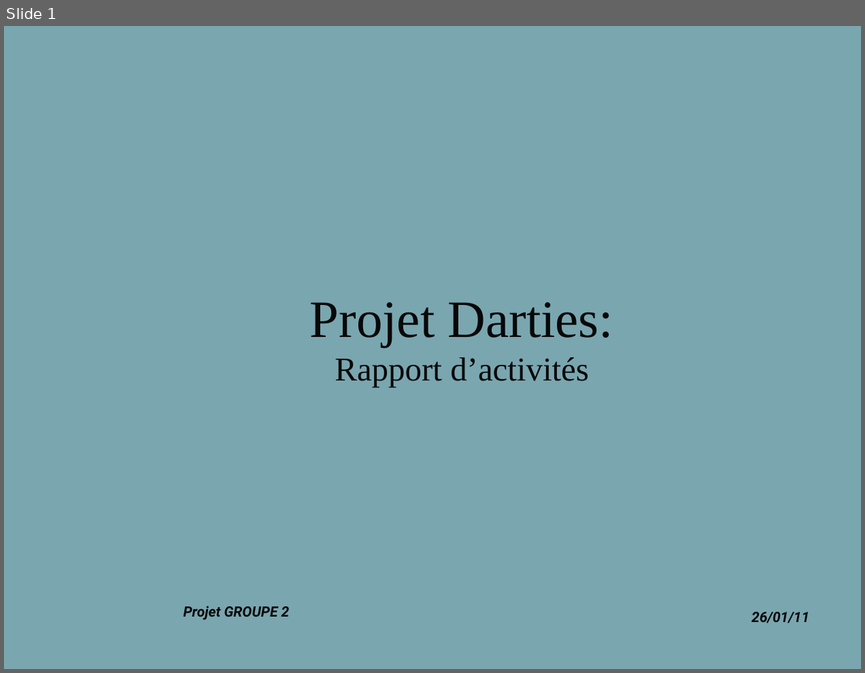
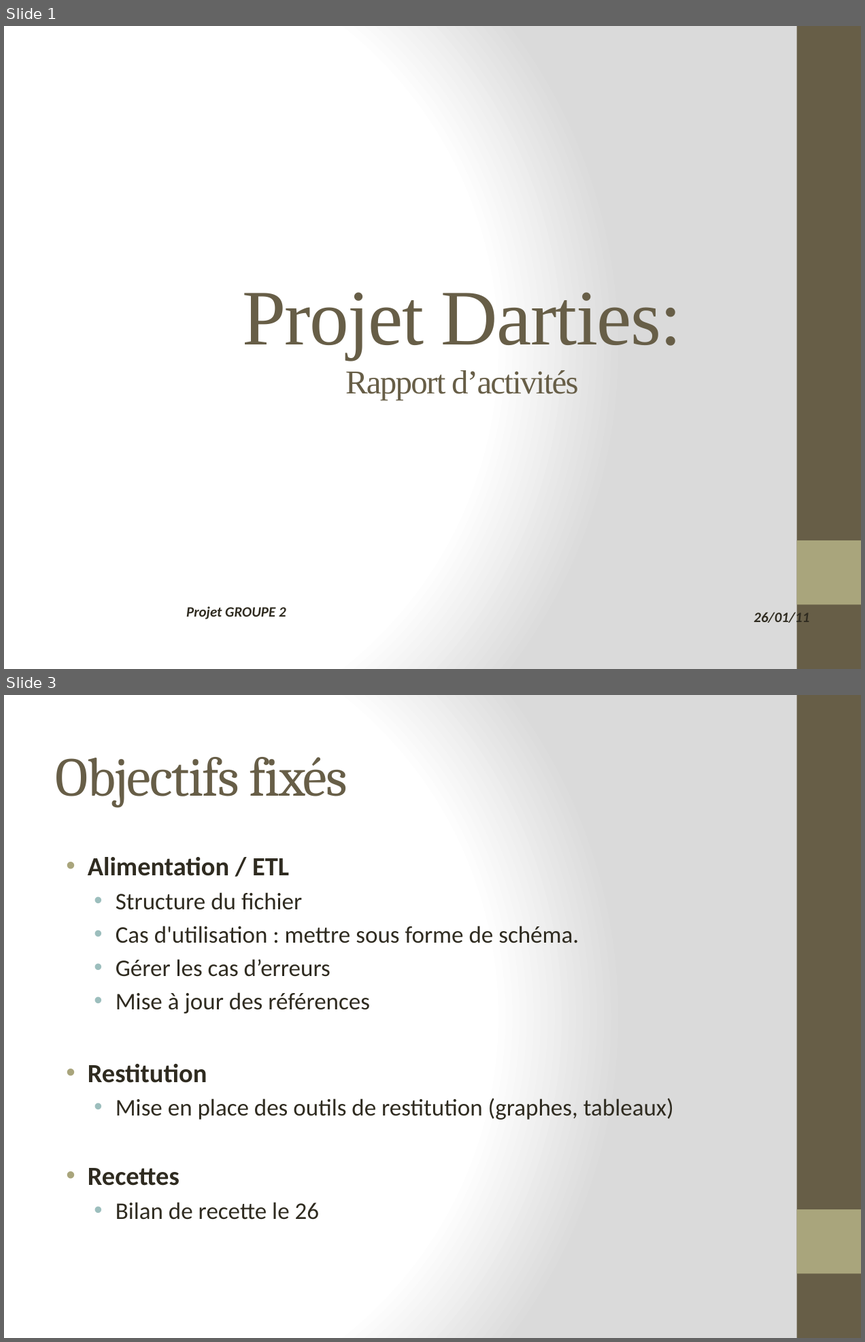
Before and after one commit to lobtec/dartiesgroupe2, a slide deck: PROJET/Presentation/PRE_26-01-11.pptx. Shown one above the other, each under a label of ours: slide 1 before the commit, slides 1 and 3 after it; the slides between them are not shown. The pictures are 865x673 and 865x1342 pixels, drawn with LibreOffice and Linux fonts; fonts in the diff are those of the drawing; background and template pictures are left out. Boxes give left, top, right and bottom in pixels: in the first picture for what was removed or moved away, otherwise in the second. Text is boxed around its words. In the diff, an @@ line names an element or a change of style, - is before the commit and + after.

```diff
--- a/PROJET/Presentation/PRE_26-01-11.pptx
+++ b/PROJET/Presentation/PRE_26-01-11.pptx
@@ slide 3 added at (4,695,861,1338), background gradient #FFFFFF to #DADADA; not listed: 2 template elements that a slide beside it also shows @@
@@ title added at (56,757,347,808), 46 pt, text #675E47 @@
+Objectifs fixés
@@ text added at (88,857,674,1219), 20 pt, text #2F2B20 @@
+• Alimentation / ETL
+  • Structure du fichier
+  • Cas d'utilisation : mettre sous forme de schéma.
+  • Gérer les cas d’erreurs
+  • Mise à jour des références
+• Restitution
+  • Mise en place des outils de restitution (graphes, tableaux)
+• Recettes
+  • Bilan de recette le 26
@@ slide 1 changed as well @@
@@ background picture (left out) to gradient #FFFFFF to #DADADA @@
@@ rectangle added at (797,26,861,669), fill #675E47 @@
@@ title "Projet Darties: Rapport d’activités" at (242,292,681,400): size 44 to 66 pt in "Projet Darties:"; text colour #080808 to #675E47, letter spacing 0 to -1 pt; vertical alignment middle to bottom @@
@@ rectangle added at (797,540,861,604), fill #A9A57C @@
@@ text "Projet GROUPE 2" at (186,606,286,619): font Roboto to Calibri, text colour #080808 to #2F2B20 @@
@@ text "26/01/11" at (753,609,809,626): font Roboto to Calibri, text colour #080808 to #2F2B20 @@
```
Also in this commit, not shown: 2 other slides changed, 5 other slides added.
